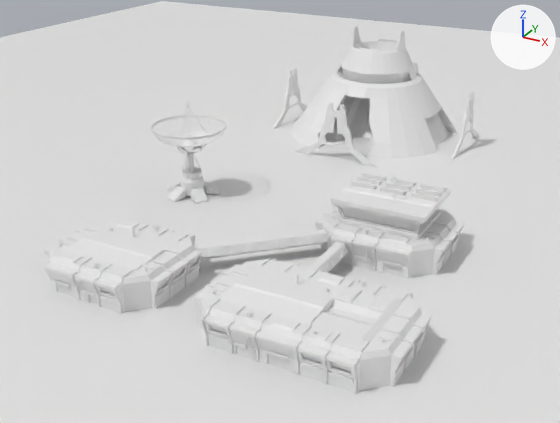
What one commit did to the glTF model public/models/hadleys.glb.
One viewpoint serves both versions: a 50 mm camera at (5.95, -12.58, 5.14) aimed at (0.17, -2.07, -0.12). Arrows for +X, +Y and +Z are at upper right; the lights stay in place. Where no turn or scale is listed for an object, it has been applied to the vertices.
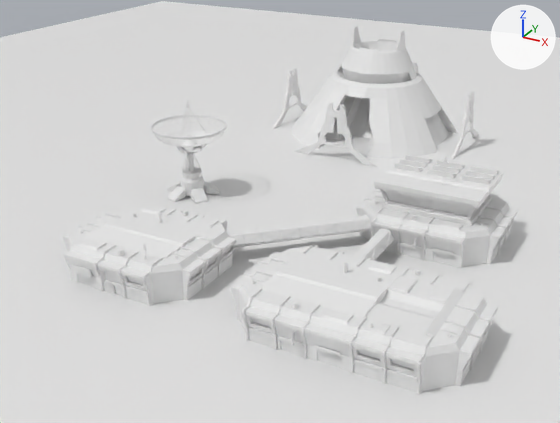
Changed parts and their boxes [x1, y1, x2, y2] in the pictures (560 x 423 px):
```json
{"object": "Cube.009", "change": "moved, rescaled", "before": [193, 258, 432, 394], "after": [231, 245, 498, 395], "on screen": "12% wider, 10% taller"}
{"object": "Cube.006", "change": "moved, rescaled", "before": [315, 173, 464, 279], "after": [356, 155, 518, 268], "on screen": "9% wider, 7% taller"}
{"object": "Cube.064", "change": "added", "after": [63, 204, 236, 306]}
{"object": "Cube.008", "change": "deleted", "before": [44, 219, 202, 314]}
{"object": "Cube.005", "change": "moved, rescaled", "before": [194, 229, 328, 260], "after": [226, 215, 371, 248], "on screen": "8% wider, 6% taller"}
{"object": "Cube.011", "change": "moved, rescaled", "before": [341, 208, 422, 276], "after": [385, 192, 471, 266], "on screen": "6% wider, 9% taller"}
{"object": "Cube.007", "change": "moved, rescaled", "before": [308, 242, 348, 273], "after": [354, 228, 394, 261], "on screen": "6% taller"}
{"object": "Cube.012", "change": "moved, rescaled", "before": [210, 325, 351, 372], "after": [251, 318, 414, 370], "on screen": "15% wider, 10% taller"}
{"object": "Cube.013", "change": "moved, rescaled", "before": [57, 259, 198, 304], "after": [78, 247, 231, 296], "on screen": "8% wider, 9% taller"}
{"object": "Text", "change": "added", "after": [73, 268, 104, 277]}
```

Edits to the scene script, one JSON object a line:
```json
{"op": "add", "block": "me_text", "code": ["me_text = bpy.data.meshes.new('Text')", "me_text.from_pydata(...)  # 320 vertices, 306 faces; spans x -0.559..-0.005, y -0.989..-0.946, z 0.212..0.349"]}
{"op": "add", "block": "me_cube_077", "code": ["me_cube_077 = bpy.data.meshes.new('Cube.077')", "me_cube_077.from_pydata(...)  # 1948 vertices, 3788 faces; spans x -1.11..1.11, y -1.01..1.01, z 0.0..0.74"]}
{"op": "set", "path": "ob_cube_005.location", "old": "(0.96, -4.05, 0.18)", "new": "(1.27, -3.47, 0.21)"}
{"op": "set", "path": "ob_cube_005.scale", "old": "(0.234, -0.234, 0.234)", "new": "(0.262, -0.262, 0.262)"}
{"op": "set", "path": "ob_cube_006.location", "old": "(2.35, -2.69, 0.0)", "new": "(2.82, -1.94, 0.0)"}
{"op": "set", "path": "ob_cube_006.scale", "old": "(0.153, -0.153, 0.153)", "new": "(0.171, -0.171, 0.171)"}
{"op": "set", "path": "ob_cube_007.location", "old": "(2.0, -3.67, 0.25)", "new": "(2.43, -3.04, 0.28)"}
{"op": "set", "path": "ob_cube_007.scale", "old": "(0.234, -0.234, 0.234)", "new": "(0.262, -0.262, 0.262)"}
{"op": "remove", "block": "ob_cube_008", "code": ["ob_cube_008 = bpy.data.objects.new('Cube.008', me_cube_009)", "ob_cube_008.location = (-0.5, -5.3, 0.0)"]}
{"op": "set", "path": "ob_cube_009.location", "old": "(2.4, -5.38, 0.0)", "new": "(2.87, -4.96, 0.0)"}
{"op": "set", "path": "ob_cube_009.scale", "old": "(0.234, -0.234, 0.234)", "new": "(0.262, -0.262, 0.262)"}
{"op": "set", "path": "ob_cube_011.location", "old": "(2.35, -2.69, 0.0)", "new": "(2.82, -1.94, 0.0)"}
{"op": "set", "path": "ob_cube_011.scale", "old": "(0.153, -0.153, 0.153)", "new": "(0.171, -0.171, 0.171)"}
{"op": "set", "path": "ob_cube_012.location", "old": "(2.4, -5.38, 0.0)", "new": "(2.87, -4.96, 0.0)"}
{"op": "set", "path": "ob_cube_012.scale", "old": "(0.234, -0.234, 0.234)", "new": "(0.262, -0.262, 0.262)"}
{"op": "set", "path": "ob_cube_013.location", "old": "(-0.5, -5.3, 0.0)", "new": "(-0.37, -4.87, 0.0)"}
{"op": "set", "path": "ob_cube_013.scale", "old": "(0.234, 0.234, 0.234)", "new": "(0.262, 0.262, 0.262)"}
{"op": "add", "block": "ob_text", "code": ["ob_text = bpy.data.objects.new('Text', me_text)", "ob_text.location = (-0.37, -4.87, 0.0)"]}
{"op": "add", "block": "ob_cube_064", "code": ["ob_cube_064 = bpy.data.objects.new('Cube.064', me_cube_077)", "ob_cube_064.location = (-0.37, -4.87, 0.0)"]}
```
